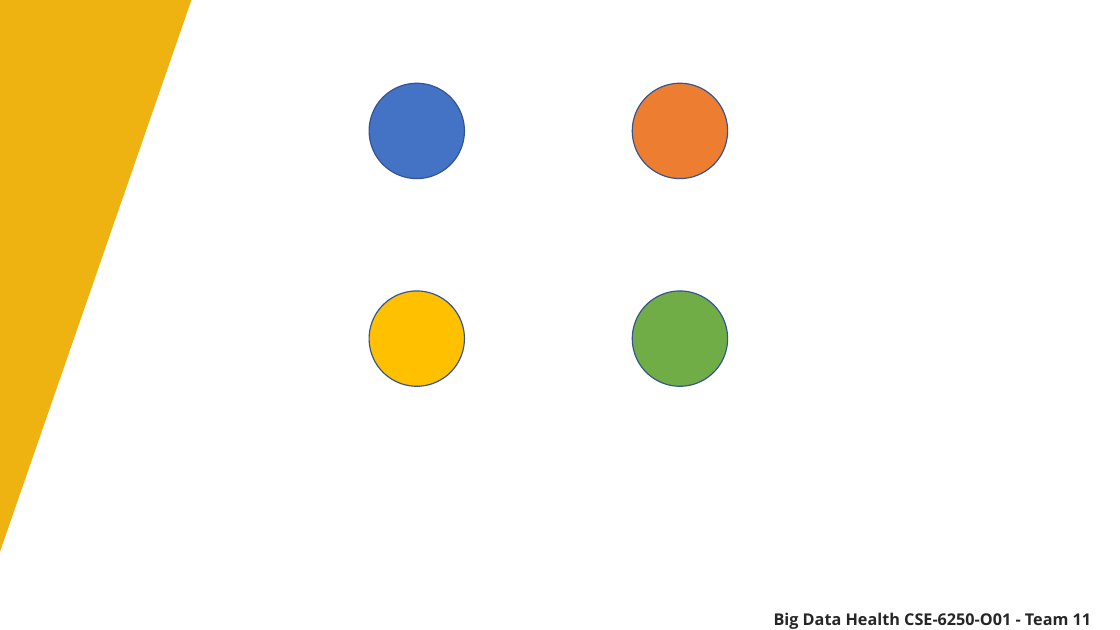
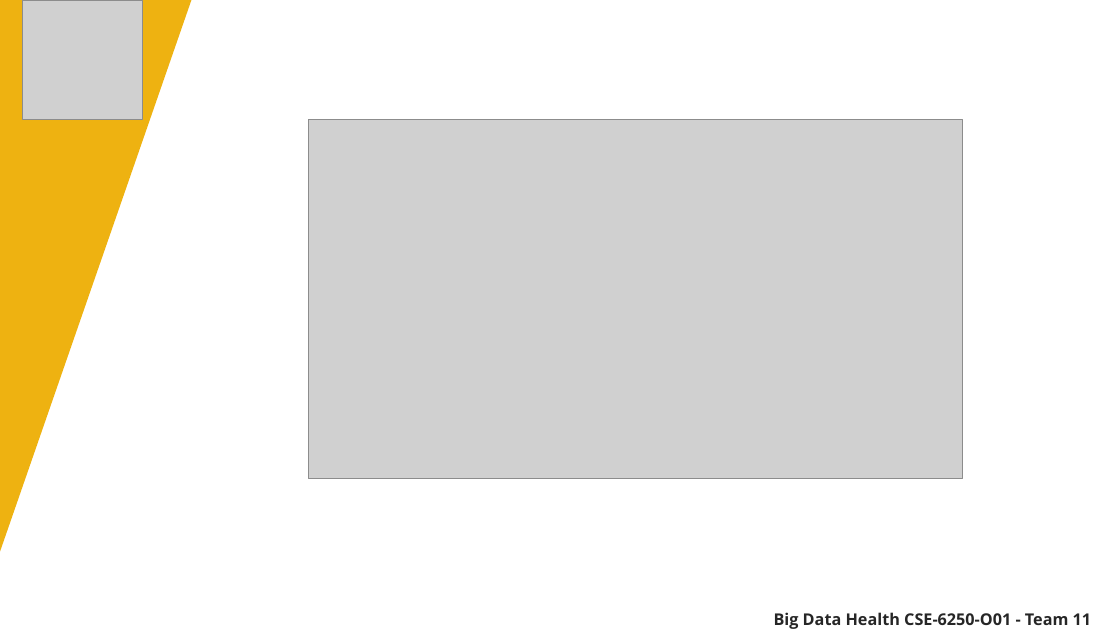
Before and after one commit to bdh-team-12/sleep-predictions-through-deep-learning, a slide deck: slide 5 of final-presentation.pptx (slide 3 before the commit). Drawn at 1120x630 pixels with LibreOffice and Linux fonts; fonts in the diff are those of the drawing; grey boxes stand for pictures. Boxes give left, top, right and bottom in pixels: in the first picture for what was removed or moved away, otherwise in the second. Text is boxed around its words. In the diff, an @@ line names an element or a change of style, - is before the commit and + after.

```diff
--- a/final-presentation.pptx
+++ b/final-presentation.pptx
@@ picture added at (23,0,143,120) @@
@@ ellipse removed at (369,83,465,179) @@
@@ ellipse removed at (633,83,728,179) @@
@@ picture added at (308,120,963,479) @@
@@ ellipse removed at (369,291,465,386) @@
@@ ellipse removed at (633,291,728,386) @@
```
Also in this commit, not shown: 2 other slides changed, 43 slides added, 1 other file.
